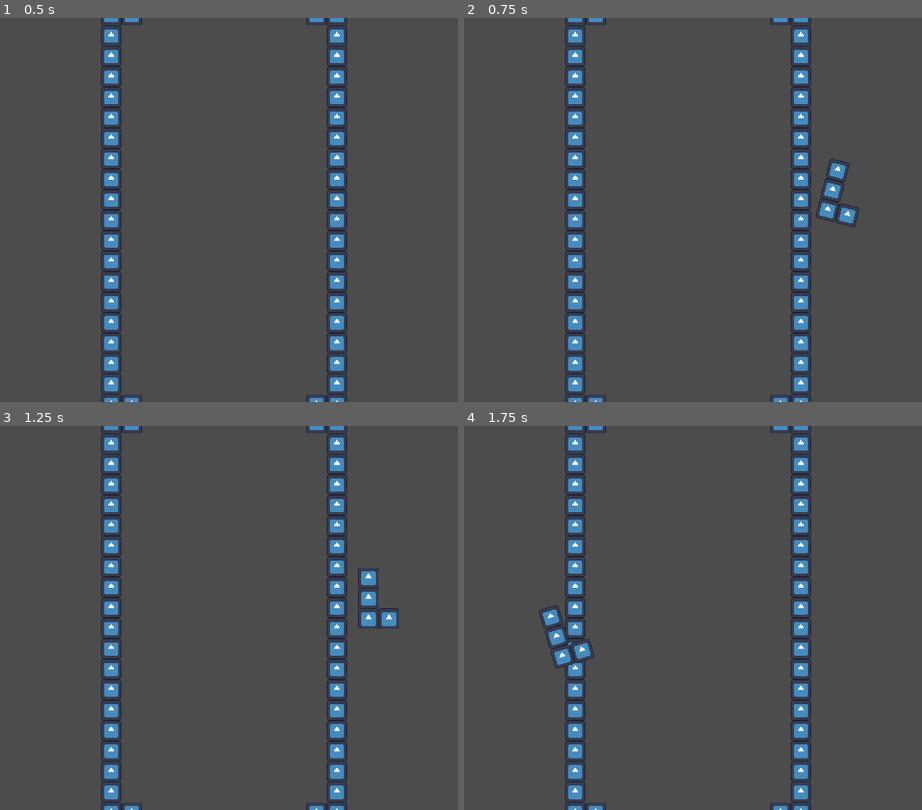
Above: before the commit, frames 1-4 (two rows, left to right).
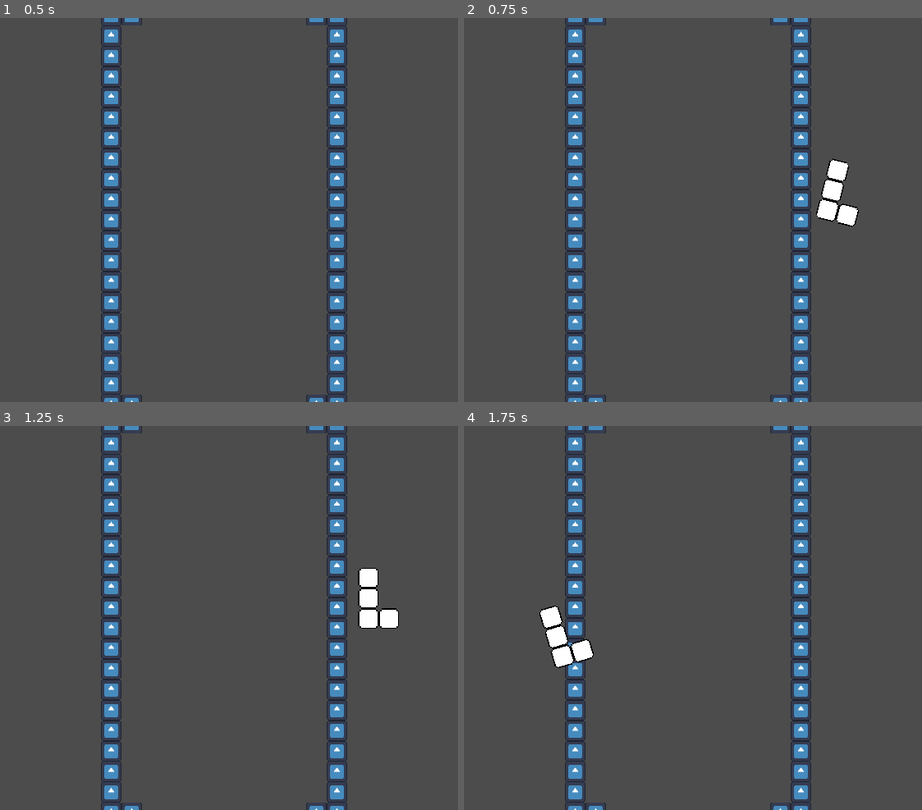
Above: after the commit, the same moments.

Repository: kennethbchen/Polyomino-Tower-Defense
Game: Godot game, scene res://Game.tscn
Same seed, same stepped clock (60 frames per second), same inputs: the game is played once before the commit and once after it. The engine's default icon, where the game draws it, is replaced by a stand-in: a white triangle on a blue panel in a dark square.
Inputs (mouse positions are in pixels of both pictures, inside the frame that each line leads up to):
- Up to frame 1 (0.5 s): no input
- Up to frame 2 (0.75 s): tap Enter at 0.5 s; move the mouse to (830, 190) at 0.52 s; tap Space at 0.6 s; click (830, 190) at 0.67 s
- Up to frame 3 (1.25 s): tap Space at 0.77, 1.07 s
- Up to frame 4 (1.75 s): move the mouse to (555, 637) at 1.27 s; tap Space at 1.35, 1.52 s; click (555, 637) at 1.42 s

Frame 1 is identical in both runs. In frame 2, 0.9% of the frame differs, in the area x 76-87%, y 36-55%; in frame 3, 0.9%; in frame 4, 0.9%.

Commit message:
Added block sprites; Gave blocks preview images

Diff:
--- a/Game.tscn
+++ b/Game.tscn
@@ -9,9 +9,9 @@
 [ext_resource path="res://Scenes/Blocks/IPiece.tscn" type="PackedScene" id=7]
 [ext_resource path="res://Scenes/Blocks/SPiece.tscn" type="PackedScene" id=8]
 [ext_resource path="res://Scenes/Blocks/OPiece.tscn" type="PackedScene" id=9]
-[ext_resource path="res://Scenes/Blocks/LPiece.tscn" type="PackedScene" id=10]
+[ext_resource path="res://Scenes/Blocks/JPiece.tscn" type="PackedScene" id=10]
 [ext_resource path="res://Scenes/Blocks/ZPiece.tscn" type="PackedScene" id=11]
-[ext_resource path="res://Scenes/Blocks/JPiece.tscn" type="PackedScene" id=12]
+[ext_resource path="res://Scenes/Blocks/LPiece.tscn" type="PackedScene" id=12]
 
 [node name="Root" type="Node2D"]
 script = ExtResource( 2 )
@@ -53,3 +53,34 @@
 [node name="PosTween" type="Tween" parent="Cursor"]
 
 [node name="RotTween" type="Tween" parent="Cursor"]
+
+[node name="CanvasLayer" type="CanvasLayer" parent="."]
+layer = -1
+
+[node name="Control" type="Control" parent="CanvasLayer"]
+anchor_left = 1.0
+anchor_right = 1.0
+margin_left = -272.0
+margin_bottom = 296.0
+
+[node name="VBoxContainer" type="VBoxContainer" parent="CanvasLayer/Control"]
+anchor_left = 1.0
+anchor_top = 0.5
+anchor_right = 1.0
+anchor_bottom = 0.5
+margin_left = -272.0
+margin_top = -148.0
+margin_bottom = 148.0
+
+[node name="Control" type="Control" parent="CanvasLayer/Control/VBoxContainer"]
+margin_right = 272.0
+margin_bottom = 146.0
+size_flags_horizontal = 3
+size_flags_vertical = 3
+
+[node name="Control2" type="Control" parent="CanvasLayer/Control/VBoxContainer"]
+margin_top = 150.0
+margin_right = 272.0
+margin_bottom = 296.0
+size_flags_horizontal = 3
+size_flags_vertical = 3
--- a/Scenes/BlockBase.tscn
+++ b/Scenes/BlockBase.tscn
@@ -1,6 +1,8 @@
-[gd_scene load_steps=2 format=2]
+[gd_scene load_steps=3 format=2]
 
 [ext_resource path="res://Scripts/Block.gd" type="Script" id=1]
+[ext_resource path="res://Sprites/Blocks/Block.png" type="Texture" id=2]
 
 [node name="BlockBase" type="Node2D"]
 script = ExtResource( 1 )
+block_texture = ExtResource( 2 )
--- a/Scenes/Blocks/IPiece.tscn
+++ b/Scenes/Blocks/IPiece.tscn
@@ -1,8 +1,10 @@
-[gd_scene load_steps=2 format=2]
+[gd_scene load_steps=3 format=2]
 
 [ext_resource path="res://Scenes/BlockBase.tscn" type="PackedScene" id=1]
+[ext_resource path="res://Sprites/Blocks/Blocks_I.png" type="Texture" id=2]
 
 [node name="IPiece" instance=ExtResource( 1 )]
+preview_image = ExtResource( 2 )
 
 [node name="Block1" type="Node2D" parent="." index="0"]
 position = Vector2( 0, -32 )
--- a/Scenes/Blocks/JPiece.tscn
+++ b/Scenes/Blocks/JPiece.tscn
@@ -1,8 +1,10 @@
-[gd_scene load_steps=2 format=2]
+[gd_scene load_steps=3 format=2]
 
 [ext_resource path="res://Scenes/BlockBase.tscn" type="PackedScene" id=1]
+[ext_resource path="res://Sprites/Blocks/Blocks_J.png" type="Texture" id=2]
 
-[node name="JPiece" instance=ExtResource( 1 )]
+[node name="LPiece" instance=ExtResource( 1 )]
+preview_image = ExtResource( 2 )
 
 [node name="Block1" type="Node2D" parent="." index="0"]
 position = Vector2( 0, -32 )
@@ -13,4 +15,4 @@
 position = Vector2( 0, 32 )
 
 [node name="Block4" type="Node2D" parent="." index="3"]
-position = Vector2( 32, 32 )
+position = Vector2( -32, 32 )
--- a/Scenes/Blocks/LPiece.tscn
+++ b/Scenes/Blocks/LPiece.tscn
@@ -1,8 +1,10 @@
-[gd_scene load_steps=2 format=2]
+[gd_scene load_steps=3 format=2]
 
 [ext_resource path="res://Scenes/BlockBase.tscn" type="PackedScene" id=1]
+[ext_resource path="res://Sprites/Blocks/Blocks_L.png" type="Texture" id=2]
 
-[node name="LPiece" instance=ExtResource( 1 )]
+[node name="JPiece" instance=ExtResource( 1 )]
+preview_image = ExtResource( 2 )
 
 [node name="Block1" type="Node2D" parent="." index="0"]
 position = Vector2( 0, -32 )
@@ -13,4 +15,4 @@
 position = Vector2( 0, 32 )
 
 [node name="Block4" type="Node2D" parent="." index="3"]
-position = Vector2( -32, 32 )
+position = Vector2( 32, 32 )
--- a/Scenes/Blocks/OPiece.tscn
+++ b/Scenes/Blocks/OPiece.tscn
@@ -1,8 +1,10 @@
-[gd_scene load_steps=2 format=2]
+[gd_scene load_steps=3 format=2]
 
 [ext_resource path="res://Scenes/BlockBase.tscn" type="PackedScene" id=1]
+[ext_resource path="res://Sprites/Blocks/Blocks_O.png" type="Texture" id=2]
 
 [node name="OPiece" instance=ExtResource( 1 )]
+preview_image = ExtResource( 2 )
 
 [node name="Block1" type="Node2D" parent="." index="0"]
 
--- a/Scenes/Blocks/SPiece.tscn
+++ b/Scenes/Blocks/SPiece.tscn
@@ -1,11 +1,13 @@
-[gd_scene load_steps=2 format=2]
+[gd_scene load_steps=3 format=2]
 
 [ext_resource path="res://Scenes/BlockBase.tscn" type="PackedScene" id=1]
+[ext_resource path="res://Sprites/Blocks/Blocks_S.png" type="Texture" id=2]
 
 [node name="SPiece" instance=ExtResource( 1 )]
+preview_image = ExtResource( 2 )
 
 [node name="Block1" type="Node2D" parent="." index="0"]
-position = Vector2( -32, 0 )
+position = Vector2( -32, 32 )
 
 [node name="Block2" type="Node2D" parent="." index="1"]
 
--- a/Scenes/Blocks/TPiece.tscn
+++ b/Scenes/Blocks/TPiece.tscn
@@ -1,8 +1,10 @@
-[gd_scene load_steps=2 format=2]
+[gd_scene load_steps=3 format=2]
 
 [ext_resource path="res://Scenes/BlockBase.tscn" type="PackedScene" id=1]
+[ext_resource path="res://Sprites/Blocks/Blocks_T.png" type="Texture" id=2]
 
 [node name="TPiece" instance=ExtResource( 1 )]
+preview_image = ExtResource( 2 )
 
 [node name="Block1" type="Node2D" parent="." index="0"]
 position = Vector2( -32, 0 )
--- a/Scenes/Blocks/ZPiece.tscn
+++ b/Scenes/Blocks/ZPiece.tscn
@@ -1,8 +1,10 @@
-[gd_scene load_steps=2 format=2]
+[gd_scene load_steps=3 format=2]
 
 [ext_resource path="res://Scenes/BlockBase.tscn" type="PackedScene" id=1]
+[ext_resource path="res://Sprites/Blocks/Blocks_Z.png" type="Texture" id=2]
 
 [node name="ZPiece" instance=ExtResource( 1 )]
+preview_image = ExtResource( 2 )
 
 [node name="Block1" type="Node2D" parent="." index="0"]
 position = Vector2( -32, 0 )
--- a/Scripts/Block.gd
+++ b/Scripts/Block.gd
@@ -2,18 +2,19 @@
 
 var tower: Resource
 
-# Blocks do not come with visuals by default so the selected tower can override visuals
-# For now, just made each block with temp art
-var temp_visual = load("res://icon.svg")
+export var preview_image: StreamTexture
+
+export var block_texture: StreamTexture = load("res://Sprites/Blocks/Block.png")
 
 
 func init(tower_res: Resource):
 	tower = tower_res
 
-	# Replace each block placeholder with tower sprite
+	# Each child is a block placeholder
+	# Put a sprite where each placeholder is
 	for child in self.get_children():
 		var new_sprite = Sprite.new()
-		new_sprite.texture = temp_visual
+		new_sprite.texture = block_texture
 		child.add_child(new_sprite)
 
 
Binary file added: Sprites/Aseprite/Blocks.aseprite
Binary file added: Sprites/Blocks/Block.png
Not shown, added: Sprites/Blocks/Block.png.import
Binary file added: Sprites/Blocks/Blocks_I.png
Not shown, added: Sprites/Blocks/Blocks_I.png.import
Binary file added: Sprites/Blocks/Blocks_J.png
Not shown, added: Sprites/Blocks/Blocks_J.png.import
Binary file added: Sprites/Blocks/Blocks_L.png
Not shown, added: Sprites/Blocks/Blocks_L.png.import
Binary file added: Sprites/Blocks/Blocks_O.png
Not shown, added: Sprites/Blocks/Blocks_O.png.import
Binary file added: Sprites/Blocks/Blocks_S.png
(and 5 more such lines)
